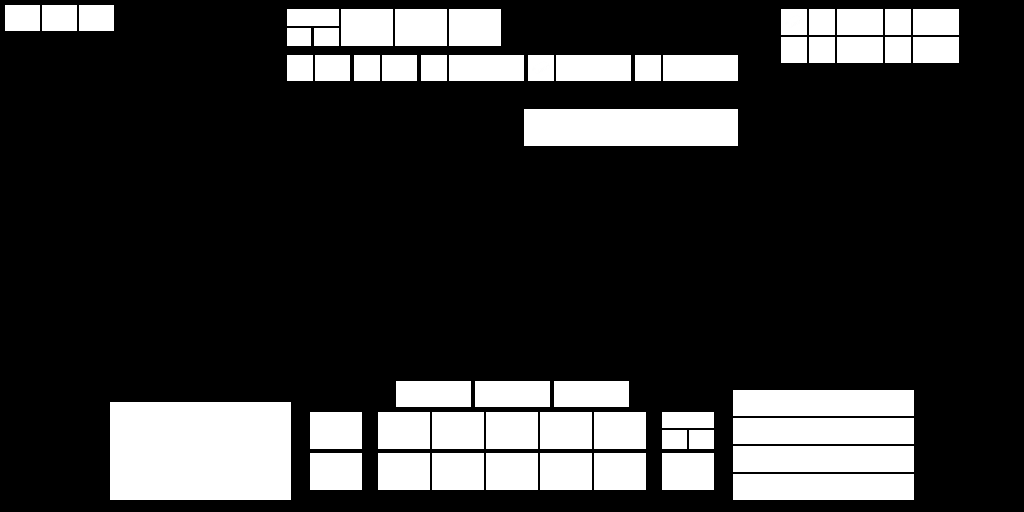
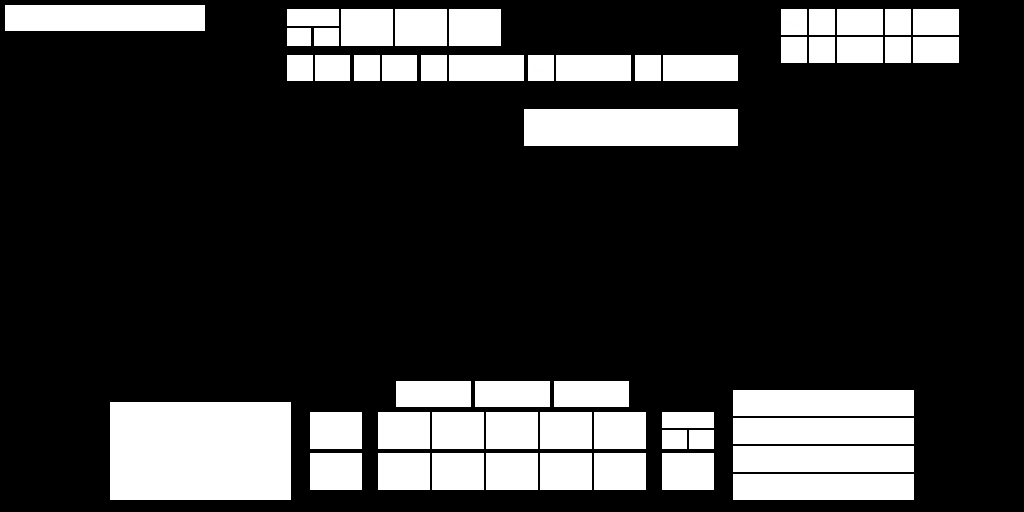
Layered file, before and after one edit (1024x512). Changes by layer:
painted on "Empire Tree" (1st of 2, in "Theme" › "Top Bar") over box(40, 5, 205, 31)
painted on "Empire Tree" (2nd of 2, in "Alpha" › "Top Bar") over box(40, 5, 205, 31)
